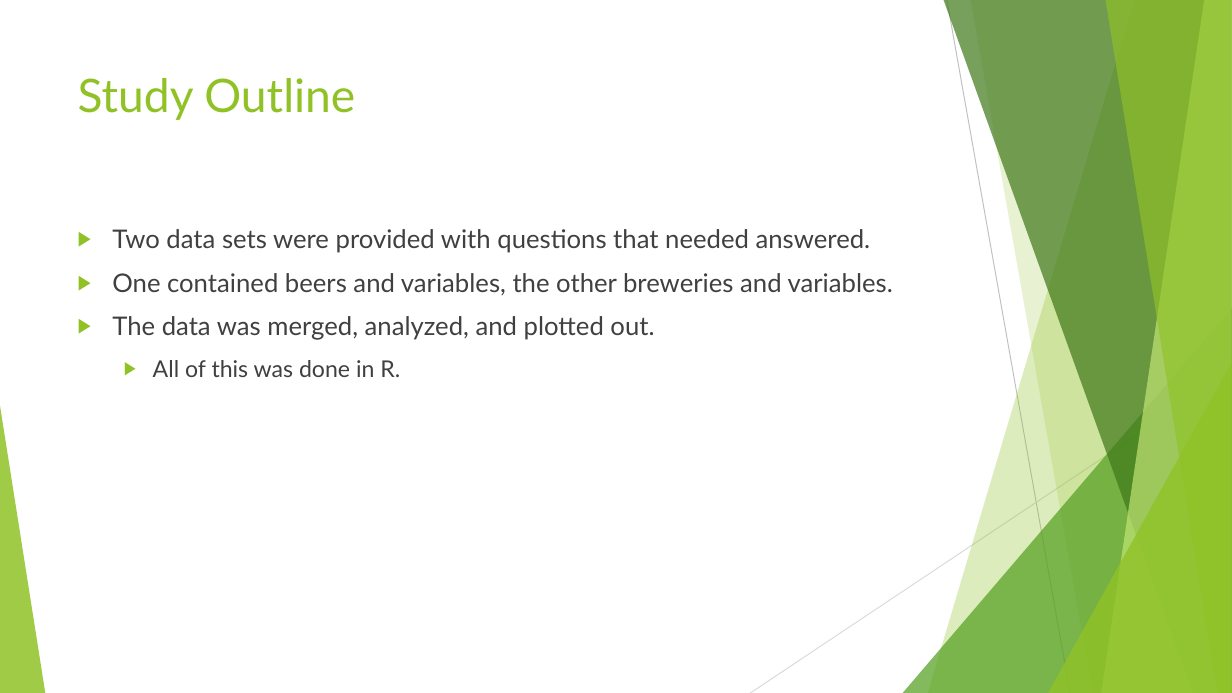
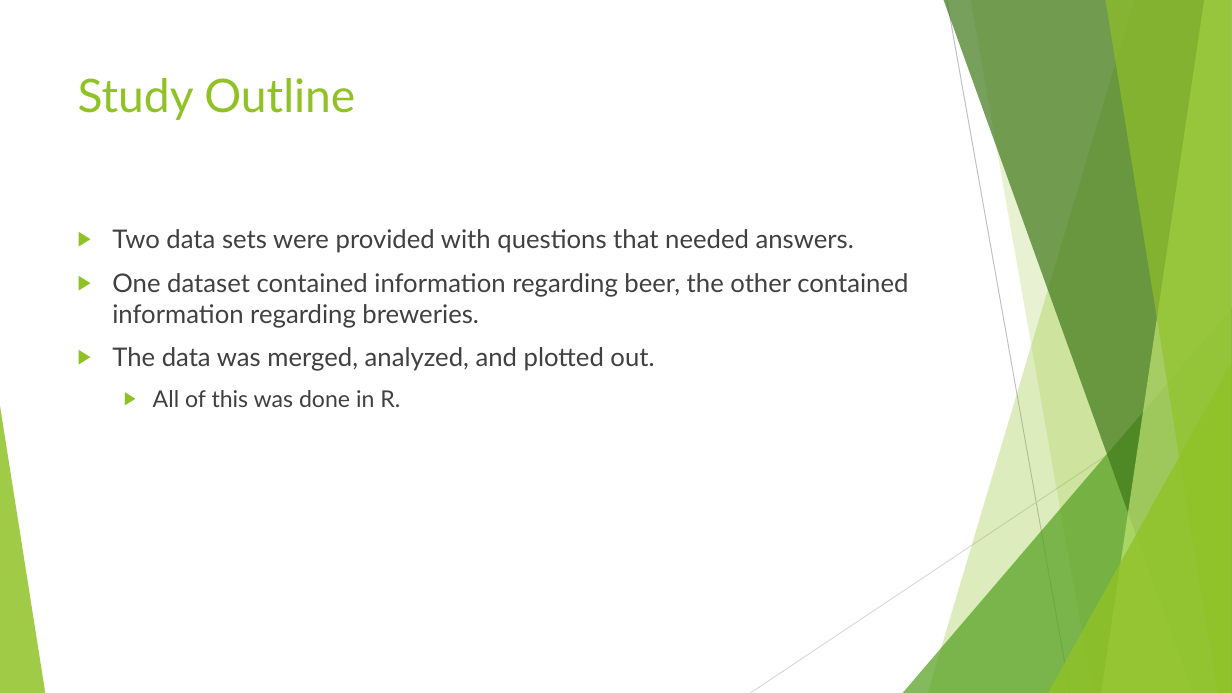
Before and after one commit to vazquezs123/DATA_SCIENCE_CS01, a slide deck: slide 2 of Breweries and Beer Study.pptx. Drawn at 1232x693 pixels with LibreOffice and Linux fonts; fonts in the diff are those of the drawing. Boxes give left, top, right and bottom in pixels: in the first picture for what was removed or moved away, otherwise in the second. Text is boxed around its words. In the diff, an @@ line names an element or a change of style, - is before the commit and + after.

```diff
--- a/Breweries and Beer Study.pptx
+++ b/Breweries and Beer Study.pptx
@@ text at (112, 229, 908, 328): text changed @@
-▶ Two data sets were provided with questions that needed answered.
-▶ One contained beers and variables, the other breweries and variables.
+▶ Two data sets were provided with questions that needed answers.
+▶ One dataset contained information regarding beer, the other contained information regarding breweries.
```
Also in this commit, not shown: 9 other slides changed, 4 other files.
